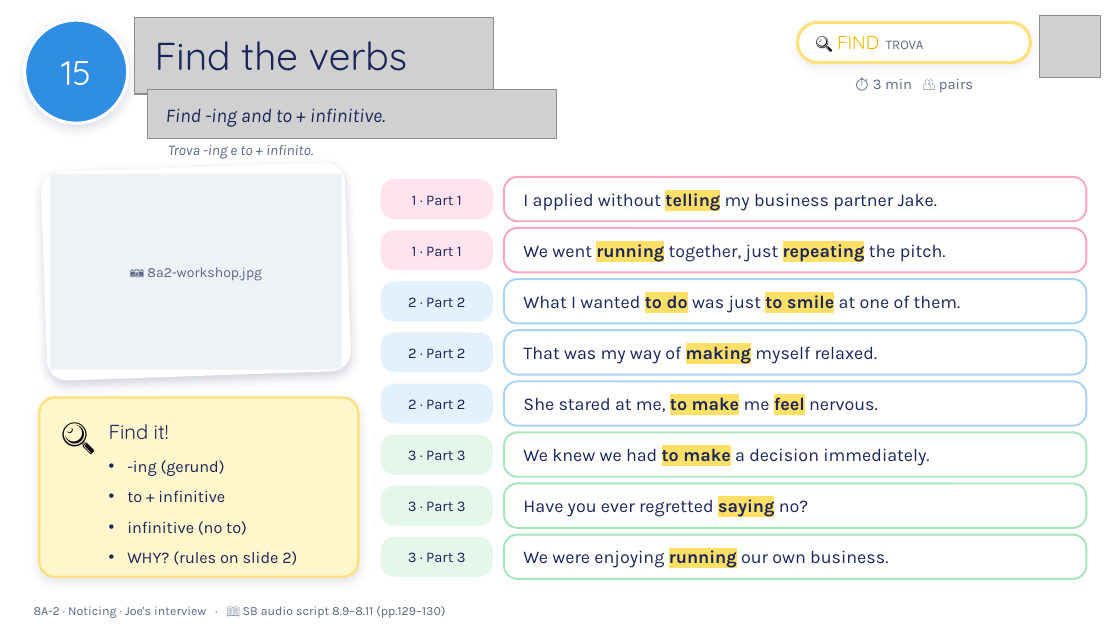
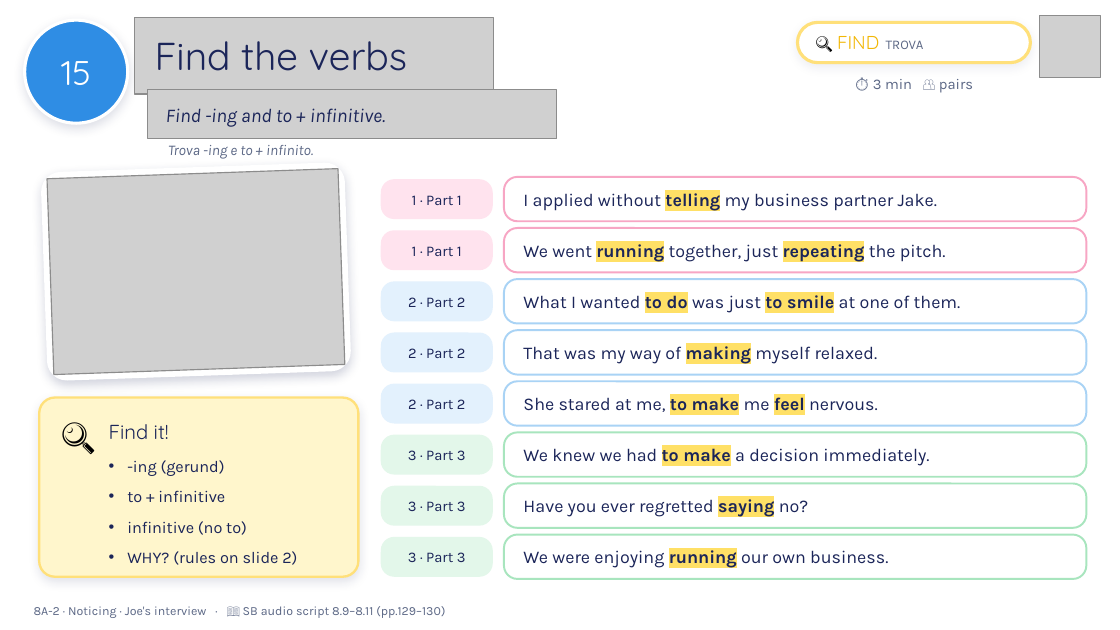
Before and after one commit to londonlanguageschool/Bagheria-, a slide deck: slide 15 of materials/B1/B1_8A-2_The_right_job_for_you.pptx. Drawn at 1120x630 pixels with LibreOffice and Linux fonts; fonts in the diff are those of the drawing; grey boxes stand for pictures; background and template pictures are left out. Boxes give left, top, right and bottom in pixels: in the first picture for what was removed or moved away, otherwise in the second. Text is boxed around its words. In the diff, an @@ line names an element or a change of style, - is before the commit and + after.

```diff
--- a/materials/B1/B1_8A-2_The_right_job_for_you.pptx
+++ b/materials/B1/B1_8A-2_The_right_job_for_you.pptx
@@ picture added at <box>47,169,345,375</box> @@
@@ rectangle removed at <box>50,174,342,370</box> @@
-📷 8a2-workshop.jpg
```
Also in this commit, not shown: 14 other slides changed, 1 other file.
